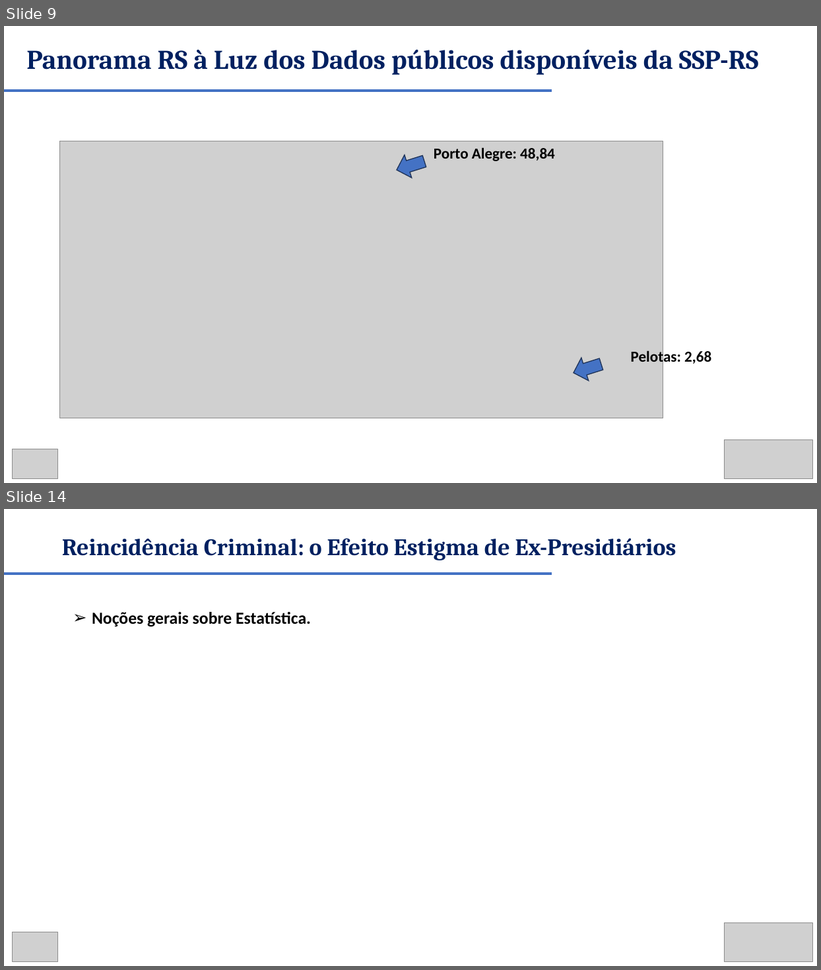
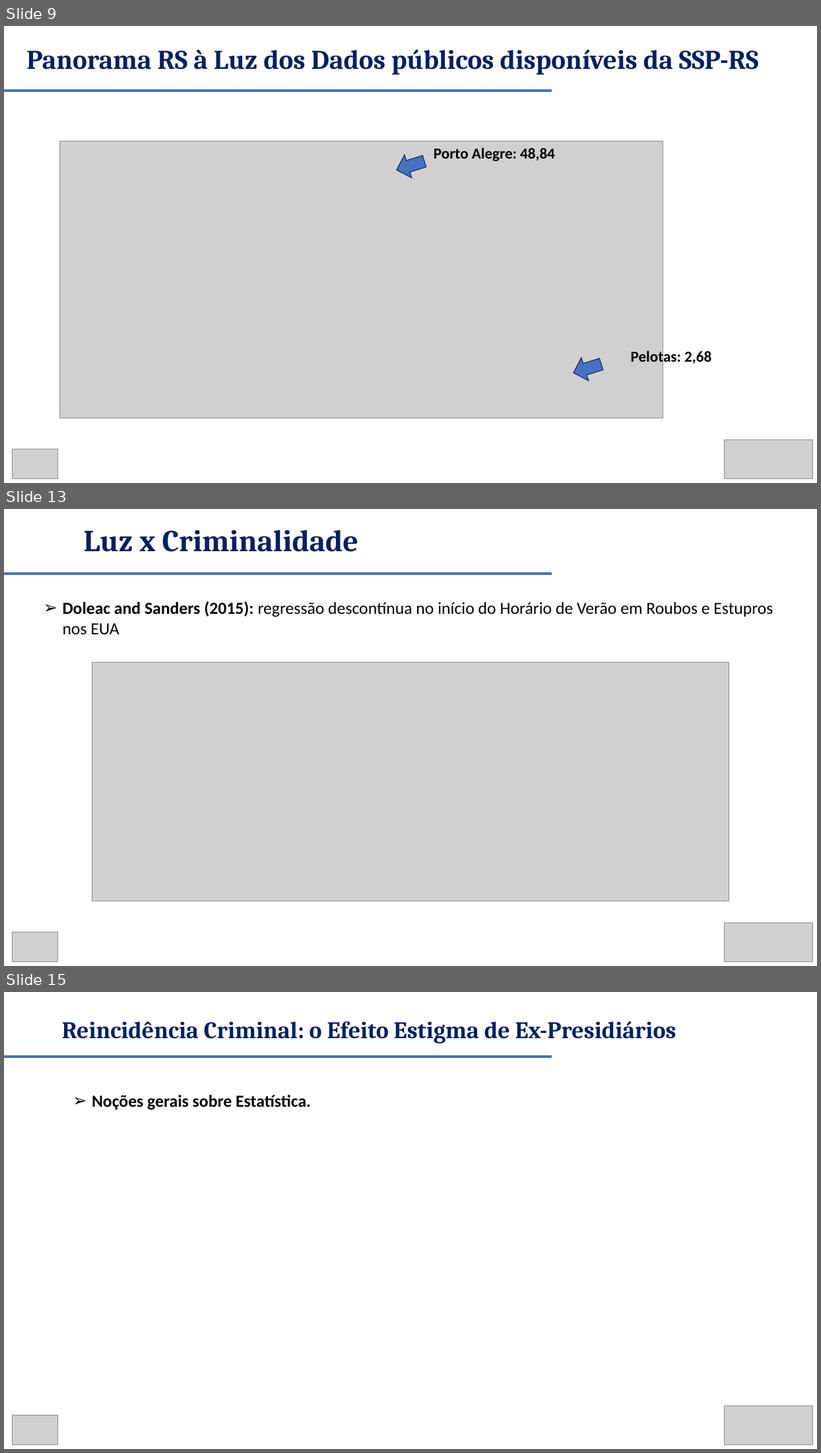
Before and after one commit to renanxcortes/semanistica_2026, a slide deck: DIA 2 - APRESENTACAO - VERSAO AMPLIADA FINAL.pptx. Shown one above the other, each under a label of ours: slides 9 and 14 before the commit, slides 9, 13 and 15 after it; the slides between them are not shown. The pictures are 821x970 and 821x1453 pixels, drawn with LibreOffice and Linux fonts; fonts in the diff are those of the drawing; grey boxes stand for pictures. Boxes give left, top, right and bottom in pixels: in the first picture for what was removed or moved away, otherwise in the second. Text is boxed around its words. In the diff, an @@ line names an element or a change of style, - is before the commit and + after.

```diff
--- a/DIA 2 - APRESENTACAO - VERSAO AMPLIADA FINAL.pptx
+++ b/DIA 2 - APRESENTACAO - VERSAO AMPLIADA FINAL.pptx
@@ slide 13 added at (x1=4, y1=509, x2=817, y2=966), background #FFFFFF @@
@@ text added at (x1=84, y1=530, x2=358, y2=552), 36 pt, text #002060, bold @@
+Luz x Criminalidade
@@ line added from (4, 574) to (552, 574), #4472C4 3 pt @@
@@ text added at (x1=63, y1=601, x2=773, y2=635), 20 pt, text #000000 @@
+➢ Doleac and Sanders (2015): regressão descontínua no início do Horário de Verão em Roubos e Estupros nos EUA
@@ picture added at (x1=92, y1=662, x2=729, y2=902) @@
@@ picture added at (x1=725, y1=923, x2=813, y2=962) @@
@@ picture added at (x1=12, y1=932, x2=57, y2=962) @@
@@ what was slide 14 is now slide 15 @@
```
Also in this commit, not shown: 3 slides changed, 3 other slides added, 3 slides removed, 2 other files.
